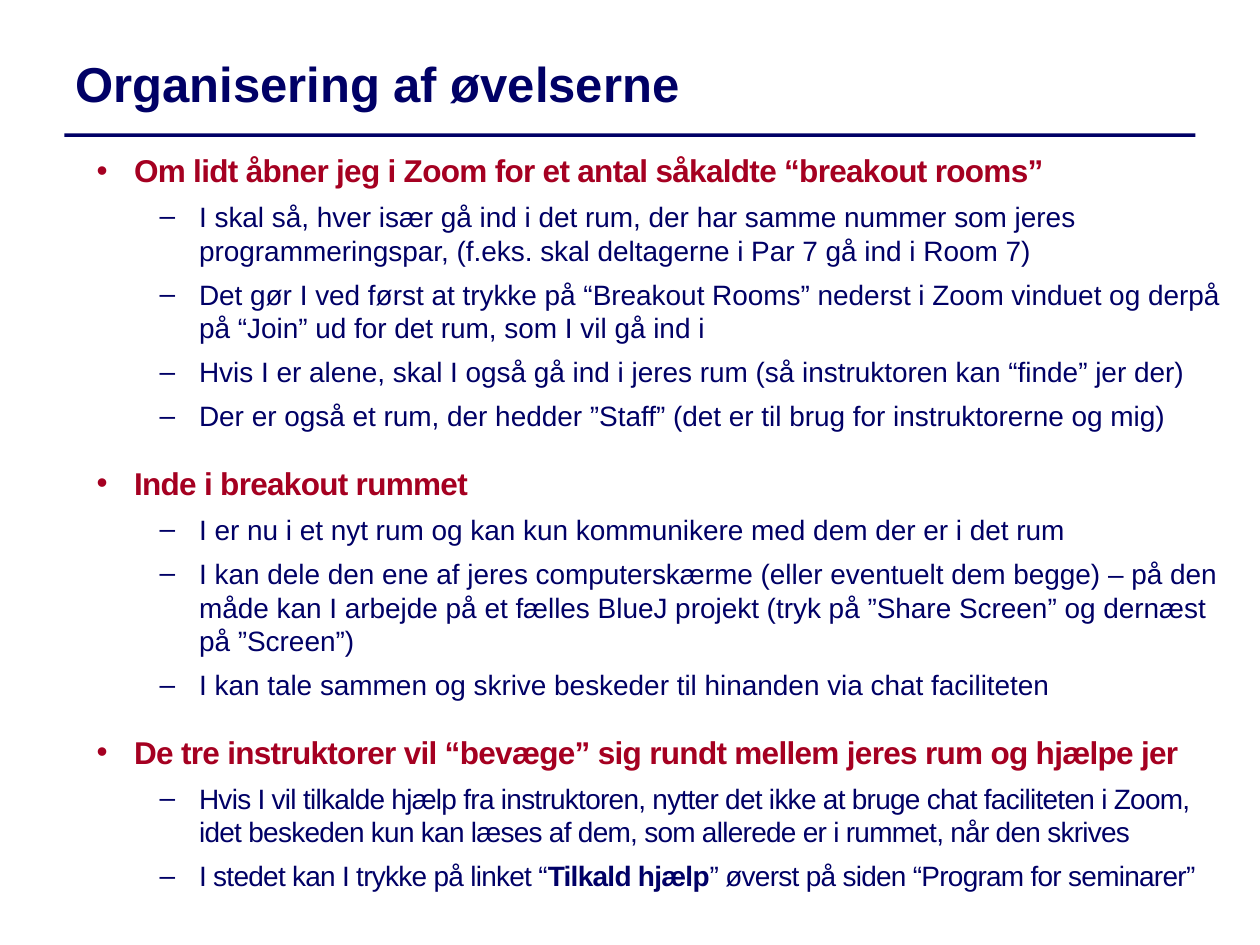
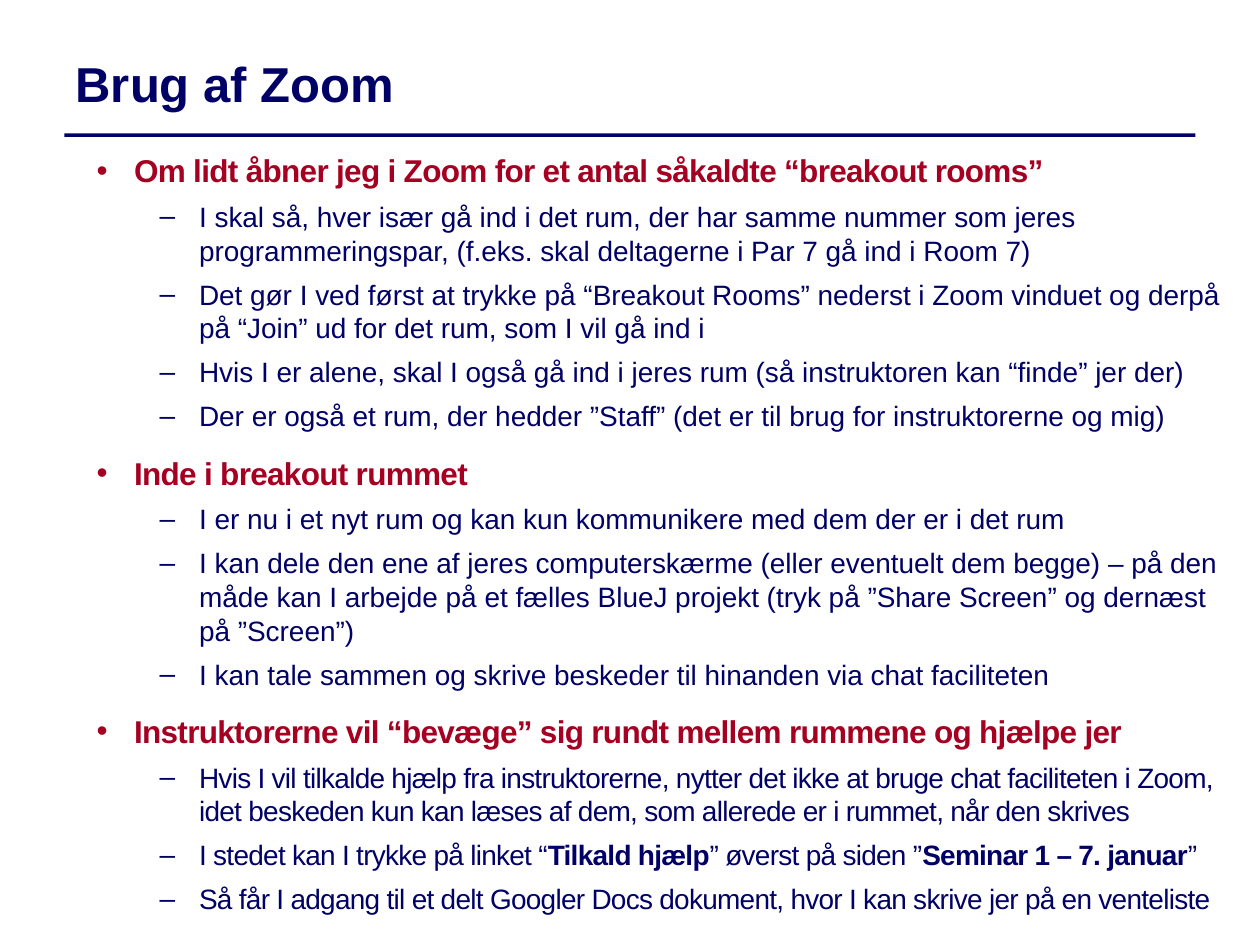
Before and after one commit to IntProgAU/Materiale, a slide deck: slide 7 of web/g22/status/Status1.pptx. Drawn at 1260x945 pixels with LibreOffice and Linux fonts; fonts in the diff are those of the drawing. Boxes give left, top, right and bottom in pixels: in the first picture for what was removed or moved away, otherwise in the second. Text is boxed around its words. In the diff, an @@ line names an element or a change of style, - is before the commit and + after.

```diff
--- a/web/g22/status/Status1.pptx
+++ b/web/g22/status/Status1.pptx
@@ text at (x1=76, y1=66, x2=393, y2=112): text changed @@
-Organisering af øvelserne
+Brug af Zoom
@@ text at (x1=134, y1=462, x2=468, y2=486): less space between paragraphs @@
@@ text at (x1=134, y1=720, x2=1213, y2=870): text changed @@
-  • De tre instruktorer vil “bevæge” sig rundt mellem jeres rum og hjælpe jer
-  – Hvis I vil tilkalde hjælp fra instruktoren, nytter det ikke at bruge chat faciliteten i Zoom, idet beskeden kun kan læses af dem, som allerede er i rummet, når den skrives
-  – I stedet kan I trykke på linket “Tilkald hjælp” øverst på siden “Program for seminarer”
+  • Instruktorerne vil “bevæge” sig rundt mellem rummene og hjælpe jer
+  – Hvis I vil tilkalde hjælp fra instruktorerne, nytter det ikke at bruge chat faciliteten i Zoom, idet beskeden kun kan læses af dem, som allerede er i rummet, når den skrives
+  – I stedet kan I trykke på linket “Tilkald hjælp” øverst på siden ”Seminar 1 – 7. januar”
+  – Så får I adgang til et delt Googler Docs dokument, hvor I kan skrive jer på en venteliste
```
Also in this commit, not shown: 8 other slides changed, 3 slides added, 2 slides removed.
